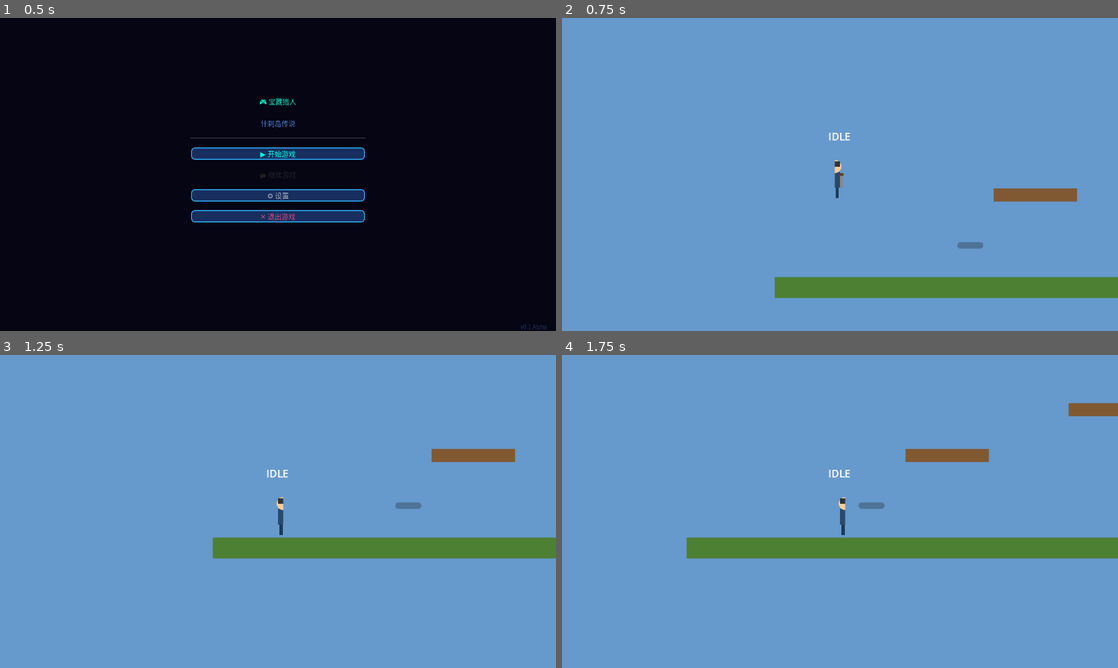
Above: before the commit, frames 1-4 (two rows, left to right).
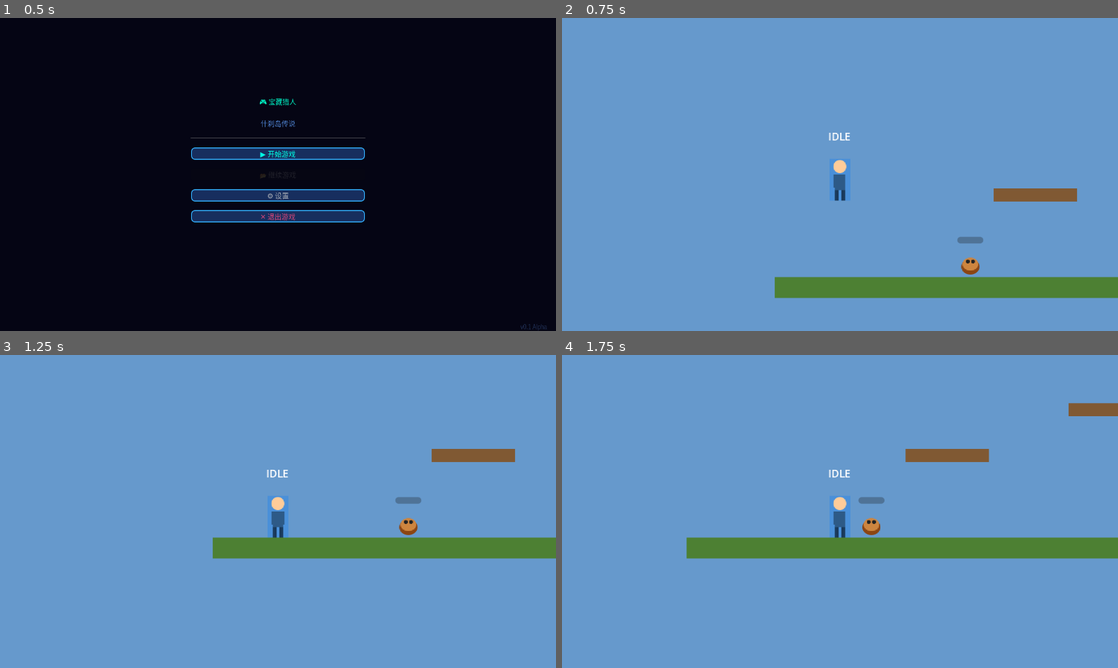
Above: after the commit, the same moments.

Repository: wenzy-tech/godot-adventure
Game: Godot game, scene res://Levels/TitleScreen.tscn
Two runs of this game, one before a commit and one after it. Both use one fixed random seed, a clock stepped at 60 frames per second and the inputs below.
Inputs:
- Up to frame 1 (0.5 s): no input
- Up to frame 2 (0.75 s): click "▶ 开始游戏" at 0.5 s
- Up to frame 3 (1.25 s): no input
- Up to frame 4 (1.75 s): tap Enter at 1.25 s; hold D from 1.28 s (still down); tap J at 1.35 s; tap W at 1.52 s

Frame 1 is identical in both runs. In frame 2, 0.8% of the frame differs, in the area x 48-76%, y 45-82%; in frame 3, 0.8%; in frame 4, 0.7%.

Commit message:
Add sprite assets and animations for player and enemies

Diff:
--- a/Enemies/Archer.tscn
+++ b/Enemies/Archer.tscn
@@ -1,9 +1,46 @@
-[gd_scene load_steps=2 format=3 uid="uid://archer"]
+[gd_scene load_steps=6 format=3 uid="uid://archer"]
 
 [ext_resource path="res://Enemies/Archer.gd" type="Script" id=1]
+[ext_resource path="res://Enemies/ArcherSprite.svg" type="Texture2D" id=2]
 
 [sub_resource type="RectangleShape2D" id="CollisionShape2D_archer"]
 size = Vector2(28, 48)
+
+[sub_resource type="Animation" id="Animation_idle"]
+length = 0.6
+loop = true
+tracks/0/type = "value"
+tracks/0/imported = false
+tracks/0/enabled = true
+tracks/0/path = NodePath("Sprite2D:frame")
+tracks/0/interp = 1
+tracks/0/loop_wrap = true
+tracks/0/keys = {
+"times": PackedFloat32Array(0, 0.3),
+"transitions": PackedFloat32Array(1, 1),
+"values": [0, 1]
+}
+
+[sub_resource type="Animation" id="Animation_shoot"]
+length = 0.4
+loop = false
+tracks/0/type = "value"
+tracks/0/imported = false
+tracks/0/enabled = true
+tracks/0/path = NodePath("Sprite2D:frame")
+tracks/0/interp = 1
+tracks/0/loop_wrap = true
+tracks/0/keys = {
+"times": PackedFloat32Array(0, 0.2, 0.3),
+"transitions": PackedFloat32Array(1, 1, 1),
+"values": [0, 3, 0]
+}
+
+[sub_resource type="AnimationLibrary" id="AnimationLibrary_archer"]
+_data = {
+"idle": SubResource("Animation_idle"),
+"shoot": SubResource("Animation_shoot")
+}
 
 [node name="Archer" type="CharacterBody2D"]
 collision_layer = 4
@@ -14,13 +51,15 @@
 shape = SubResource("CollisionShape2D_archer")
 
 [node name="Sprite2D" type="Sprite2D" parent="."]
-modulate = Color(0.3, 0.8, 0.3, 1)
+position = Vector2(0, -16)
+texture = ExtResource(2)
+hframes = 4
 
 [node name="HealthBar" type="ProgressBar" parent="."]
 offset_left = -18.0
-offset_top = -40.0
+offset_top = -48.0
 offset_right = 18.0
-offset_bottom = -30.0
+offset_bottom = -38.0
 max_value = 100
 show_percentage = false
 
@@ -28,3 +67,6 @@
 shape = SubResource("CollisionShape2D_archer")
 
 [node name="AnimationPlayer" type="AnimationPlayer" parent="."]
+libraries = {
+"": SubResource("AnimationLibrary_archer")
+}
--- /dev/null
+++ b/Enemies/ArcherSprite.svg
@@ -0,0 +1,38 @@
+<svg xmlns="http://www.w3.org/2000/svg" viewBox="0 0 192 96">
+  <!-- Archer Sprite Sheet: 4 frames -->
+  <!-- Frame 0: Idle -->
+  <rect x="0" y="28" width="12" height="40" fill="#228b22"/>
+  <rect x="12" y="8" width="16" height="20" fill="#228b22"/>
+  <circle cx="20" cy="14" r="7" fill="#deb887"/>
+  <rect x="28" y="28" width="12" height="40" fill="#228b22"/>
+  <rect x="4" y="68" width="10" height="20" fill="#1a5c1a"/>
+  <rect x="26" y="68" width="10" height="20" fill="#1a5c1a"/>
+  <rect x="0" y="20" width="28" height="4" fill="#8b4513"/>
+
+  <!-- Frame 1: Walk A -->
+  <rect x="48" y="26" width="12" height="42" fill="#228b22"/>
+  <rect x="60" y="8" width="16" height="20" fill="#228b22"/>
+  <circle cx="68" cy="14" r="7" fill="#deb887"/>
+  <rect x="76" y="28" width="12" height="40" fill="#228b22"/>
+  <rect x="44" y="68" width="12" height="20" fill="#1a5c1a"/>
+  <rect x="70" y="70" width="10" height="18" fill="#1a5c1a"/>
+  <rect x="46" y="20" width="28" height="4" fill="#8b4513"/>
+
+  <!-- Frame 2: Walk B -->
+  <rect x="96" y="28" width="12" height="40" fill="#228b22"/>
+  <rect x="108" y="8" width="16" height="20" fill="#228b22"/>
+  <circle cx="116" cy="14" r="7" fill="#deb887"/>
+  <rect x="124" y="26" width="12" height="42" fill="#228b22"/>
+  <rect x="98" y="68" width="10" height="20" fill="#1a5c1a"/>
+  <rect x="126" y="68" width="12" height="20" fill="#1a5c1a"/>
+  <rect x="94" y="20" width="28" height="4" fill="#8b4513"/>
+
+  <!-- Frame 3: Shoot -->
+  <rect x="144" y="28" width="12" height="40" fill="#228b22"/>
+  <rect x="156" y="8" width="16" height="20" fill="#228b22"/>
+  <circle cx="164" cy="14" r="7" fill="#deb887"/>
+  <rect x="172" y="28" width="12" height="40" fill="#228b22"/>
+  <rect x="148" y="68" width="10" height="20" fill="#1a5c1a"/>
+  <rect x="172" y="68" width="10" height="20" fill="#1a5c1a"/>
+  <rect x="188" y="10" width="4" height="20" fill="#8b4513"/>
+</svg>
--- a/Enemies/BossWatcher.tscn
+++ b/Enemies/BossWatcher.tscn
@@ -1,9 +1,46 @@
-[gd_scene load_steps=2 format=3 uid="uid://boss_watcher"]
+[gd_scene load_steps=6 format=3 uid="uid://boss_watcher"]
 
 [ext_resource path="res://Enemies/BossWatcher.gd" type="Script" id=1]
+[ext_resource path="res://Enemies/BossWatcherSprite.svg" type="Texture2D" id=2]
 
 [sub_resource type="RectangleShape2D" id="CollisionShape2D_boss"]
 size = Vector2(96, 128)
+
+[sub_resource type="Animation" id="Animation_idle"]
+length = 0.8
+loop = true
+tracks/0/type = "value"
+tracks/0/imported = false
+tracks/0/enabled = true
+tracks/0/path = NodePath("Sprite2D:frame")
+tracks/0/interp = 1
+tracks/0/loop_wrap = true
+tracks/0/keys = {
+"times": PackedFloat32Array(0, 0.4),
+"transitions": PackedFloat32Array(1, 1),
+"values": [0, 1]
+}
+
+[sub_resource type="Animation" id="Animation_attack"]
+length = 0.5
+loop = false
+tracks/0/type = "value"
+tracks/0/imported = false
+tracks/0/enabled = true
+tracks/0/path = NodePath("Sprite2D:frame")
+tracks/0/interp = 1
+tracks/0/loop_wrap = true
+tracks/0/keys = {
+"times": PackedFloat32Array(0, 0.25),
+"transitions": PackedFloat32Array(1, 1),
+"values": [2, 0]
+}
+
+[sub_resource type="AnimationLibrary" id="AnimationLibrary_boss"]
+_data = {
+"attack": SubResource("Animation_attack"),
+"idle": SubResource("Animation_idle")
+}
 
 [node name="BossWatcher" type="CharacterBody2D"]
 collision_layer = 4
@@ -14,8 +51,9 @@
 shape = SubResource("CollisionShape2D_boss")
 
 [node name="Sprite2D" type="Sprite2D" parent="."]
-modulate = Color(0.6, 0.2, 0.8, 1)
-scale = Vector2(3, 3)
+position = Vector2(0, -32)
+texture = ExtResource(2)
+hframes = 4
 
 [node name="HealthBar" type="ProgressBar" parent="."]
 offset_left = -60.0
@@ -25,4 +63,10 @@
 max_value = 500
 show_percentage = false
 
+[node name="Hitbox" type="CollisionShape2D" parent="."]
+shape = SubResource("CollisionShape2D_boss")
+
 [node name="AnimationPlayer" type="AnimationPlayer" parent="."]
+libraries = {
+"": SubResource("AnimationLibrary_boss")
+}
--- /dev/null
+++ b/Enemies/BossWatcherSprite.svg
@@ -0,0 +1,57 @@
+<svg xmlns="http://www.w3.org/2000/svg" viewBox="0 0 256 192">
+  <!-- Boss Watcher Sprite Sheet: 4 frames -->
+  <!-- Frame 0: Idle A -->
+  <rect x="64" y="32" width="48" height="80" fill="#4b0082"/>
+  <rect x="56" y="8" width="64" height="48" fill="#4b0082"/>
+  <circle cx="72" cy="28" r="10" fill="#9370db"/>
+  <circle cx="104" cy="28" r="10" fill="#9370db"/>
+  <circle cx="72" cy="28" r="5" fill="#222"/>
+  <circle cx="104" cy="28" r="5" fill="#222"/>
+  <rect x="40" y="112" width="24" height="64" fill="#3c0066"/>
+  <rect x="112" y="112" width="24" height="64" fill="#3c0066"/>
+  <rect x="40" y="176" width="32" height="16" fill="#222"/>
+  <rect x="104" y="176" width="32" height="16" fill="#222"/>
+  <!-- Crown -->
+  <polygon points="56,8 64,0 72,8 80,0 88,8 96,0 104,8 120,8 120,16 56,16" fill="#ffd700"/>
+
+  <!-- Frame 1: Idle B -->
+  <rect x="192" y="32" width="48" height="80" fill="#4b0082"/>
+  <rect x="184" y="8" width="64" height="48" fill="#4b0082"/>
+  <circle cx="200" cy="28" r="10" fill="#9370db"/>
+  <circle cx="232" cy="28" r="10" fill="#9370db"/>
+  <circle cx="200" cy="28" r="5" fill="#222"/>
+  <circle cx="232" cy="28" r="5" fill="#222"/>
+  <rect x="168" y="112" width="24" height="64" fill="#3c0066"/>
+  <rect x="240" y="112" width="24" height="64" fill="#3c0066"/>
+  <rect x="160" y="176" width="32" height="16" fill="#222"/>
+  <rect x="224" y="176" width="32" height="16" fill="#222"/>
+  <polygon points="184,8 192,0 200,8 208,0 216,8 224,0 232,8 248,8 248,16 184,16" fill="#ffd700"/>
+
+  <!-- Frame 2: Attack -->
+  <rect x="0" y="32" width="48" height="80" fill="#4b0082"/>
+  <rect x="0" y="8" width="64" height="48" fill="#4b0082"/>
+  <circle cx="16" cy="28" r="10" fill="#9370db"/>
+  <circle cx="48" cy="28" r="10" fill="#9370db"/>
+  <circle cx="16" cy="28" r="5" fill="#ff0000"/>
+  <circle cx="48" cy="28" r="5" fill="#ff0000"/>
+  <rect x="0" y="112" width="24" height="64" fill="#3c0066"/>
+  <rect x="24" y="112" width="24" height="64" fill="#3c0066"/>
+  <rect x="0" y="176" width="32" height="16" fill="#222"/>
+  <rect x="16" y="176" width="32" height="16" fill="#222"/>
+  <polygon points="0,8 8,0 16,8 24,0 32,8 40,0 48,8 64,8 64,16 0,16" fill="#ffd700"/>
+  <!-- Glow effect -->
+  <ellipse cx="32" cy="80" rx="30" ry="40" fill="#9370db" opacity="0.5"/>
+
+  <!-- Frame 3: Move A -->
+  <rect x="320" y="32" width="48" height="80" fill="#4b0082"/>
+  <rect x="312" y="8" width="64" height="48" fill="#4b0082"/>
+  <circle cx="328" cy="28" r="10" fill="#9370db"/>
+  <circle cx="360" cy="28" r="10" fill="#9370db"/>
+  <circle cx="328" cy="28" r="5" fill="#222"/>
+  <circle cx="360" cy="28" r="5" fill="#222"/>
+  <rect x="296" y="112" width="24" height="64" fill="#3c0066"/>
+  <rect x="368" y="112" width="24" height="64" fill="#3c0066"/>
+  <rect x="288" y="176" width="32" height="16" fill="#222"/>
+  <rect x="352" y="176" width="32" height="16" fill="#222"/>
+  <polygon points="312,8 320,0 328,8 336,0 344,8 352,0 360,8 376,8 376,16 312,16" fill="#ffd700"/>
+</svg>
--- a/Enemies/Crab.tscn
+++ b/Enemies/Crab.tscn
@@ -1,9 +1,30 @@
-[gd_scene load_steps=2 format=3 uid="uid://crab"]
+[gd_scene load_steps=5 format=3 uid="uid://crab"]
 
 [ext_resource path="res://Enemies/Crab.gd" type="Script" id=1]
+[ext_resource path="res://Enemies/CrabSprite.svg" type="Texture2D" id=2]
 
 [sub_resource type="RectangleShape2D" id="CollisionShape2D_crab"]
 size = Vector2(48, 40)
+
+[sub_resource type="Animation" id="Animation_idle"]
+length = 0.6
+loop = true
+tracks/0/type = "value"
+tracks/0/imported = false
+tracks/0/enabled = true
+tracks/0/path = NodePath("Sprite2D:frame")
+tracks/0/interp = 1
+tracks/0/loop_wrap = true
+tracks/0/keys = {
+"times": PackedFloat32Array(0, 0.3),
+"transitions": PackedFloat32Array(1, 1),
+"values": [0, 1]
+}
+
+[sub_resource type="AnimationLibrary" id="AnimationLibrary_crab"]
+_data = {
+"idle": SubResource("Animation_idle")
+}
 
 [node name="Crab" type="CharacterBody2D"]
 collision_layer = 4
@@ -14,7 +35,9 @@
 shape = SubResource("CollisionShape2D_crab")
 
 [node name="Sprite2D" type="Sprite2D" parent="."]
-modulate = Color(1.0, 0.5, 0.2, 1)
+position = Vector2(0, -8)
+texture = ExtResource(2)
+hframes = 4
 
 [node name="HealthBar" type="ProgressBar" parent="."]
 offset_left = -25.0
@@ -28,3 +51,6 @@
 shape = SubResource("CollisionShape2D_crab")
 
 [node name="AnimationPlayer" type="AnimationPlayer" parent="."]
+libraries = {
+"": SubResource("AnimationLibrary_crab")
+}
--- /dev/null
+++ b/Enemies/CrabSprite.svg
@@ -0,0 +1,30 @@
+<svg xmlns="http://www.w3.org/2000/svg" viewBox="0 0 192 64">
+  <!-- Crab Sprite Sheet: 4 frames -->
+  <!-- Frame 0: Idle A -->
+  <ellipse cx="16" cy="40" rx="14" ry="10" fill="#cd5c5c"/>
+  <rect x="0" y="32" width="8" height="8" fill="#8b0000"/>
+  <rect x="24" y="32" width="8" height="8" fill="#8b0000"/>
+  <circle cx="12" cy="36" r="3" fill="#222"/>
+  <circle cx="20" cy="36" r="3" fill="#222"/>
+
+  <!-- Frame 1: Idle B -->
+  <ellipse cx="48" cy="38" rx="16" ry="12" fill="#cd5c5c"/>
+  <rect x="32" y="30" width="8" height="8" fill="#8b0000"/>
+  <rect x="56" y="30" width="8" height="8" fill="#8b0000"/>
+  <circle cx="44" cy="34" r="3" fill="#222"/>
+  <circle cx="52" cy="34" r="3" fill="#222"/>
+
+  <!-- Frame 2: Walk A -->
+  <ellipse cx="80" cy="40" rx="14" ry="10" fill="#cd5c5c"/>
+  <rect x="66" y="32" width="6" height="8" fill="#8b0000"/>
+  <rect x="88" y="34" width="6" height="6" fill="#8b0000"/>
+  <circle cx="76" cy="36" r="3" fill="#222"/>
+  <circle cx="84" cy="36" r="3" fill="#222"/>
+
+  <!-- Frame 3: Walk B -->
+  <ellipse cx="112" cy="40" rx="14" ry="10" fill="#cd5c5c"/>
+  <rect x="98" y="34" width="6" height="6" fill="#8b0000"/>
+  <rect x="120" y="32" width="6" height="8" fill="#8b0000"/>
+  <circle cx="108" cy="36" r="3" fill="#222"/>
+  <circle cx="116" cy="36" r="3" fill="#222"/>
+</svg>
--- a/Enemies/Skeleton.tscn
+++ b/Enemies/Skeleton.tscn
@@ -1,9 +1,46 @@
-[gd_scene load_steps=2 format=3 uid="uid://skeleton"]
+[gd_scene load_steps=6 format=3 uid="uid://skeleton"]
 
 [ext_resource path="res://Enemies/Skeleton.gd" type="Script" id=1]
+[ext_resource path="res://Enemies/SkeletonSprite.svg" type="Texture2D" id=2]
 
 [sub_resource type="RectangleShape2D" id="CollisionShape2D_skeleton"]
 size = Vector2(32, 48)
+
+[sub_resource type="Animation" id="Animation_idle"]
+length = 0.6
+loop = true
+tracks/0/type = "value"
+tracks/0/imported = false
+tracks/0/enabled = true
+tracks/0/path = NodePath("Sprite2D:frame")
+tracks/0/interp = 1
+tracks/0/loop_wrap = true
+tracks/0/keys = {
+"times": PackedFloat32Array(0, 0.3),
+"transitions": PackedFloat32Array(1, 1),
+"values": [0, 1]
+}
+
+[sub_resource type="Animation" id="Animation_walk"]
+length = 0.5
+loop = true
+tracks/0/type = "value"
+tracks/0/imported = false
+tracks/0/enabled = true
+tracks/0/path = NodePath("Sprite2D:frame")
+tracks/0/interp = 1
+tracks/0/loop_wrap = true
+tracks/0/keys = {
+"times": PackedFloat32Array(0, 0.25),
+"transitions": PackedFloat32Array(1, 1),
+"values": [1, 2]
+}
+
+[sub_resource type="AnimationLibrary" id="AnimationLibrary_skeleton"]
+_data = {
+"idle": SubResource("Animation_idle"),
+"walk": SubResource("Animation_walk")
+}
 
 [node name="Skeleton" type="CharacterBody2D"]
 collision_layer = 4
@@ -14,13 +51,15 @@
 shape = SubResource("CollisionShape2D_skeleton")
 
 [node name="Sprite2D" type="Sprite2D" parent="."]
-modulate = Color(0.9, 0.9, 0.9, 1)
+position = Vector2(0, -16)
+texture = ExtResource(2)
+hframes = 4
 
 [node name="HealthBar" type="ProgressBar" parent="."]
 offset_left = -20.0
-offset_top = -40.0
+offset_top = -48.0
 offset_right = 20.0
-offset_bottom = -30.0
+offset_bottom = -38.0
 max_value = 100
 show_percentage = false
 
@@ -28,3 +67,6 @@
 shape = SubResource("CollisionShape2D_skeleton")
 
 [node name="AnimationPlayer" type="AnimationPlayer" parent="."]
+libraries = {
+"": SubResource("AnimationLibrary_skeleton")
+}
--- /dev/null
+++ b/Enemies/SkeletonSprite.svg
@@ -0,0 +1,35 @@
+<svg xmlns="http://www.w3.org/2000/svg" viewBox="0 0 192 64">
+  <!-- Skeleton Sprite Sheet: 4 frames -->
+  <!-- Frame 0: Idle -->
+  <rect x="0" y="20" width="8" height="30" fill="#ddd"/>
+  <rect x="8" y="8" width="16" height="16" fill="#ddd"/>
+  <circle cx="16" cy="12" r="6" fill="#222"/>
+  <rect x="24" y="20" width="8" height="30" fill="#ddd"/>
+  <rect x="4" y="50" width="8" height="12" fill="#666"/>
+  <rect x="20" y="50" width="8" height="12" fill="#666"/>
+
+  <!-- Frame 1: Walk A -->
+  <rect x="48" y="18" width="8" height="32" fill="#ddd"/>
+  <rect x="56" y="8" width="16" height="16" fill="#ddd"/>
+  <circle cx="64" cy="12" r="6" fill="#222"/>
+  <rect x="72" y="20" width="8" height="30" fill="#ddd"/>
+  <rect x="44" y="50" width="10" height="12" fill="#666"/>
+  <rect x="74" y="48" width="8" height="14" fill="#666"/>
+
+  <!-- Frame 2: Walk B -->
+  <rect x="96" y="20" width="8" height="30" fill="#ddd"/>
+  <rect x="104" y="8" width="16" height="16" fill="#ddd"/>
+  <circle cx="112" cy="12" r="6" fill="#222"/>
+  <rect x="120" y="18" width="8" height="32" fill="#ddd"/>
+  <rect x="98" y="50" width="8" height="12" fill="#666"/>
+  <rect x="118" y="52" width="10" height="10" fill="#666"/>
+
+  <!-- Frame 3: Attack -->
+  <rect x="144" y="20" width="8" height="30" fill="#ddd"/>
+  <rect x="152" y="8" width="16" height="16" fill="#ddd"/>
+  <circle cx="160" cy="12" r="6" fill="#222"/>
+  <rect x="168" y="20" width="8" height="30" fill="#ddd"/>
+  <rect x="140" y="50" width="8" height="12" fill="#666"/>
+  <rect x="170" y="50" width="8" height="12" fill="#666"/>
+  <rect x="176" y="16" width="16" height="4" fill="#888"/>
+</svg>
--- a/Enemies/Slime.tscn
+++ b/Enemies/Slime.tscn
@@ -1,9 +1,46 @@
-[gd_scene load_steps=2 format=3 uid="uid://slime"]
+[gd_scene load_steps=6 format=3 uid="uid://slime"]
 
 [ext_resource path="res://Enemies/Slime.gd" type="Script" id=1]
+[ext_resource path="res://Enemies/SlimeSprite.svg" type="Texture2D" id=2]
 
 [sub_resource type="RectangleShape2D" id="CollisionShape2D_slime"]
 size = Vector2(32, 32)
+
+[sub_resource type="Animation" id="Animation_idle"]
+length = 0.8
+loop = true
+tracks/0/type = "value"
+tracks/0/imported = false
+tracks/0/enabled = true
+tracks/0/path = NodePath("Sprite2D:frame")
+tracks/0/interp = 1
+tracks/0/loop_wrap = true
+tracks/0/keys = {
+"times": PackedFloat32Array(0, 0.4),
+"transitions": PackedFloat32Array(1, 1),
+"values": [0, 1]
+}
+
+[sub_resource type="Animation" id="Animation_attack"]
+length = 0.4
+loop = false
+tracks/0/type = "value"
+tracks/0/imported = false
+tracks/0/enabled = true
+tracks/0/path = NodePath("Sprite2D:frame")
+tracks/0/interp = 1
+tracks/0/loop_wrap = true
+tracks/0/keys = {
+"times": PackedFloat32Array(0, 0.2),
+"transitions": PackedFloat32Array(1, 1),
+"values": [2, 3]
+}
+
+[sub_resource type="AnimationLibrary" id="AnimationLibrary_slime"]
+_data = {
+"attack": SubResource("Animation_attack"),
+"idle": SubResource("Animation_idle")
+}
 
 [node name="Slime" type="CharacterBody2D"]
 collision_layer = 4
@@ -14,13 +51,15 @@
 shape = SubResource("CollisionShape2D_slime")
 
 [node name="Sprite2D" type="Sprite2D" parent="."]
-modulate = Color(0.8, 0.3, 0.3, 1)
+position = Vector2(0, -8)
+texture = ExtResource(2)
+hframes = 4
 
 [node name="HealthBar" type="ProgressBar" parent="."]
 offset_left = -20.0
-offset_top = -30.0
+offset_top = -38.0
 offset_right = 20.0
-offset_bottom = -20.0
+offset_bottom = -28.0
 max_value = 100
 show_percentage = false
 
@@ -28,3 +67,6 @@
 shape = SubResource("CollisionShape2D_slime")
 
 [node name="AnimationPlayer" type="AnimationPlayer" parent="."]
+libraries = {
+"": SubResource("AnimationLibrary_slime")
+}
--- /dev/null
+++ b/Enemies/SlimeSprite.svg
@@ -0,0 +1,26 @@
+<svg xmlns="http://www.w3.org/2000/svg" viewBox="0 0 128 64">
+  <!-- Slime Sprite Sheet: 4 frames -->
+  <!-- Frame 0: Idle A -->
+  <ellipse cx="16" cy="48" rx="14" ry="12" fill="#8b4513"/>
+  <ellipse cx="16" cy="44" rx="12" ry="10" fill="#cd853f"/>
+  <circle cx="12" cy="40" r="3" fill="#222"/>
+  <circle cx="20" cy="40" r="3" fill="#222"/>
+
+  <!-- Frame 1: Idle B -->
+  <ellipse cx="48" cy="46" rx="14" ry="14" fill="#8b4513"/>
+  <ellipse cx="48" cy="42" rx="12" ry="12" fill="#cd853f"/>
+  <circle cx="44" cy="38" r="3" fill="#222"/>
+  <circle cx="52" cy="38" r="3" fill="#222"/>
+
+  <!-- Frame 2: Jump -->
+  <ellipse cx="80" cy="44" rx="12" ry="10" fill="#8b4513"/>
+  <ellipse cx="80" cy="40" rx="10" ry="8" fill="#cd853f"/>
+  <circle cx="76" cy="36" r="3" fill="#222"/>
+  <circle cx="84" cy="36" r="3" fill="#222"/>
+
+  <!-- Frame 3: Squash -->
+  <ellipse cx="112" cy="50" rx="16" ry="8" fill="#8b4513"/>
+  <ellipse cx="112" cy="48" rx="14" ry="6" fill="#cd853f"/>
+  <circle cx="108" cy="46" r="2" fill="#222"/>
+  <circle cx="116" cy="46" r="2" fill="#222"/>
+</svg>
--- a/Player/Player.tscn
+++ b/Player/Player.tscn
@@ -25,20 +25,91 @@
 "values": [0, 1]
 }
 
+[sub_resource type="Animation" id="Animation_walk"]
+length = 0.4
+loop = true
+tracks/0/type = "value"
+tracks/0/imported = false
+tracks/0/enabled = true
+tracks/0/path = NodePath("Sprite2D:frame")
+tracks/0/interp = 1
+tracks/0/loop_wrap = true
+tracks/0/keys = {
+"times": PackedFloat32Array(0, 0.1, 0.2, 0.3),
+"transitions": PackedFloat32Array(1, 1, 1, 1),
+"values": [0, 1, 0, 1]
+}
+
+[sub_resource type="Animation" id="Animation_jump"]
+length = 0.3
+loop = false
+tracks/0/type = "value"
+tracks/0/imported = false
+tracks/0/enabled = true
+tracks/0/path = NodePath("Sprite2D:frame")
+tracks/0/interp = 1
+tracks/0/loop_wrap = true
+tracks/0/keys = {
+"times": PackedFloat32Array(0),
+"transitions": PackedFloat32Array(1),
+"values": [2]
+}
+
+[sub_resource type="Animation" id="Animation_attack"]
+length = 0.3
+loop = false
+tracks/0/type = "value"
+tracks/0/imported = false
+tracks/0/enabled = true
+tracks/0/path = NodePath("Sprite2D:frame")
+tracks/0/interp = 1
+tracks/0/loop_wrap = true
+tracks/0/keys = {
+"times": PackedFloat32Array(0, 0.1, 0.2),
+"transitions": PackedFloat32Array(1, 1, 1),
+"values": [2, 3, 0]
+}
+
+[sub_resource type="Animation" id="Animation_hurt"]
+length = 0.3
+loop = false
+tracks/0/type = "value"
+tracks/0/imported = false
+tracks/0/enabled = true
+tracks/0/path = NodePath("Sprite2D:modulate")
+tracks/0/interp = 1
+tracks/0/loop_wrap = true
+tracks/0/keys = {
+"times": PackedFloat32Array(0, 0.1, 0.2),
+"transitions": PackedFloat32Array(1, 1, 1),
+"values": [Color(1, 0.3, 0.3, 1), Color(1, 1, 1, 1), Color(1, 1, 1, 1)]
+}
+
+[sub_resource type="Animation" id="Animation_death"]
+length = 0.6
+loop = false
+tracks/0/type = "value"
+tracks/0/imported = false
+tracks/0/enabled = true
+tracks/0/path = NodePath("Sprite2D:modulate")
+tracks/0/interp = 1
+tracks/0/loop_wrap = true
+tracks/0/keys = {
+"times": PackedFloat32Array(0, 0.2, 0.5),
+"transitions": PackedFloat32Array(1, 1, 1),
+"values": [Color(1, 1, 1, 1), Color(1, 1, 1, 0.5), Color(1, 1, 1, 0)]
+}
+
 [sub_resource type="AnimationLibrary" id="AnimationLibrary_player"]
 _data = {
+"attack": SubResource("Animation_attack"),
+"death": SubResource("Animation_death"),
+"hurt": SubResource("Animation_hurt"),
 "idle": SubResource("Animation_idle"),
-"jump": SubResource("Animation_idle"),
-"jump_down": SubResource("Animation_idle"),
-"jump_up": SubResource("Animation_idle"),
-"fall": SubResource("Animation_idle"),
-"walk": SubResource("Animation_idle"),
-"attack": SubResource("Animation_idle"),
-"charged_attack": SubResource("Animation_idle"),
-"charge": SubResource("Animation_idle"),
-"dodge": SubResource("Animation_idle"),
-"hurt": SubResource("Animation_idle"),
-"death": SubResource("Animation_idle")
+"jump": SubResource("Animation_jump"),
+"jump_down": SubResource("Animation_jump"),
+"jump_up": SubResource("Animation_jump"),
+"walk": SubResource("Animation_walk")
 }
 
 [node name="Player" type="CharacterBody2D"]
@@ -53,10 +124,7 @@
 [node name="Sprite2D" type="Sprite2D" parent="."]
 position = Vector2(0, 8)
 texture = ExtResource(2)
-hframes = 2
-
-[node name="Camera2D" type="Camera2D" parent="."]
-zoom = Vector2(1.5, 1.5)
+hframes = 4
 
 [node name="AnimationPlayer" type="AnimationPlayer" parent="."]
 libraries = {
@@ -80,4 +148,7 @@
 text = "IDLE"
 horizontal_alignment = 1
 
+[node name="Camera2D" type="Camera2D" parent="."]
+zoom = Vector2(1.5, 1.5)
+
 [connection signal="body_entered" from="AttackHitbox" to="." method="_on_attack_hitbox_body_entered"]
--- a/Player/PlayerSprite.svg
+++ b/Player/PlayerSprite.svg
@@ -1,14 +1,38 @@
-<svg xmlns="http://www.w3.org/2000/svg" width="32" height="64" viewBox="0 0 32 64">
-  <!-- 身体 -->
-  <rect x="8" y="20" width="16" height="24" fill="#2a4a6a"/>
-  <!-- 头 -->
+<svg xmlns="http://www.w3.org/2000/svg" viewBox="0 0 128 64">
+  <!-- Player Sprite Sheet: 4 frames x 32x64 each -->
+  <!-- Frame 0: Idle A -->
+  <rect x="0" y="0" width="32" height="64" fill="#4a90d9"/>
   <circle cx="16" cy="12" r="10" fill="#ffcc99"/>
-  <!-- 头发 -->
-  <rect x="8" y="4" width="16" height="8" fill="#333"/>
-  <!-- 刀 -->
-  <rect x="24" y="24" width="4" height="20" fill="#888"/>
-  <rect x="23" y="22" width="6" height="4" fill="#654321"/>
-  <!-- 腿 -->
-  <rect x="10" y="44" width="5" height="16" fill="#1a3a5a"/>
-  <rect x="17" y="44" width="5" height="16" fill="#1a3a5a"/>
+  <rect x="8" y="24" width="16" height="24" fill="#2d5a87"/>
+  <rect x="6" y="24" width="6" height="20" fill="#2d5a87"/>
+  <rect x="20" y="24" width="6" height="20" fill="#2d5a87"/>
+  <rect x="8" y="48" width="6" height="16" fill="#1a3a5c"/>
+  <rect x="18" y="48" width="6" height="16" fill="#1a3a5c"/>
+
+  <!-- Frame 1: Idle B -->
+  <rect x="32" y="0" width="32" height="64" fill="#4a90d9"/>
+  <circle cx="48" cy="12" r="10" fill="#ffcc99"/>
+  <rect x="40" y="24" width="16" height="24" fill="#2d5a87"/>
+  <rect x="38" y="24" width="6" height="20" fill="#2d5a87"/>
+  <rect x="50" y="24" width="6" height="20" fill="#2d5a87"/>
+  <rect x="40" y="48" width="6" height="16" fill="#1a3a5c"/>
+  <rect x="50" y="48" width="6" height="16" fill="#1a3a5c"/>
+
+  <!-- Frame 2: Walk/Attack -->
+  <rect x="64" y="0" width="32" height="64" fill="#4a90d9"/>
+  <circle cx="80" cy="12" r="10" fill="#ffcc99"/>
+  <rect x="72" y="24" width="16" height="24" fill="#2d5a87"/>
+  <rect x="68" y="26" width="8" height="16" fill="#2d5a87"/>
+  <rect x="88" y="20" width="14" height="4" fill="#888888"/>
+  <rect x="70" y="48" width="6" height="16" fill="#1a3a5c"/>
+  <rect x="82" y="50" width="6" height="14" fill="#1a3a5c"/>
+
+  <!-- Frame 3: Jump -->
+  <rect x="96" y="0" width="32" height="64" fill="#4a90d9"/>
+  <circle cx="112" cy="12" r="10" fill="#ffcc99"/>
+  <rect x="104" y="24" width="16" height="24" fill="#2d5a87"/>
+  <rect x="102" y="28" width="6" height="14" fill="#2d5a87"/>
+  <rect x="122" y="28" width="6" height="14" fill="#2d5a87"/>
+  <rect x="104" y="48" width="6" height="12" fill="#1a3a5c"/>
+  <rect x="114" y="48" width="6" height="12" fill="#1a3a5c"/>
 </svg>
Not shown: 1 places in Player/Player.tscn that only renumber resources
